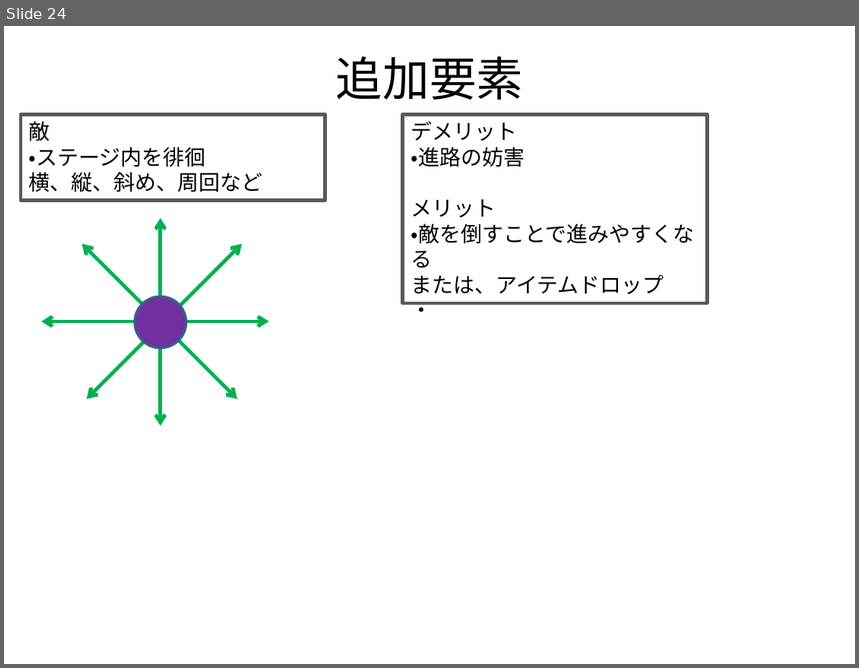
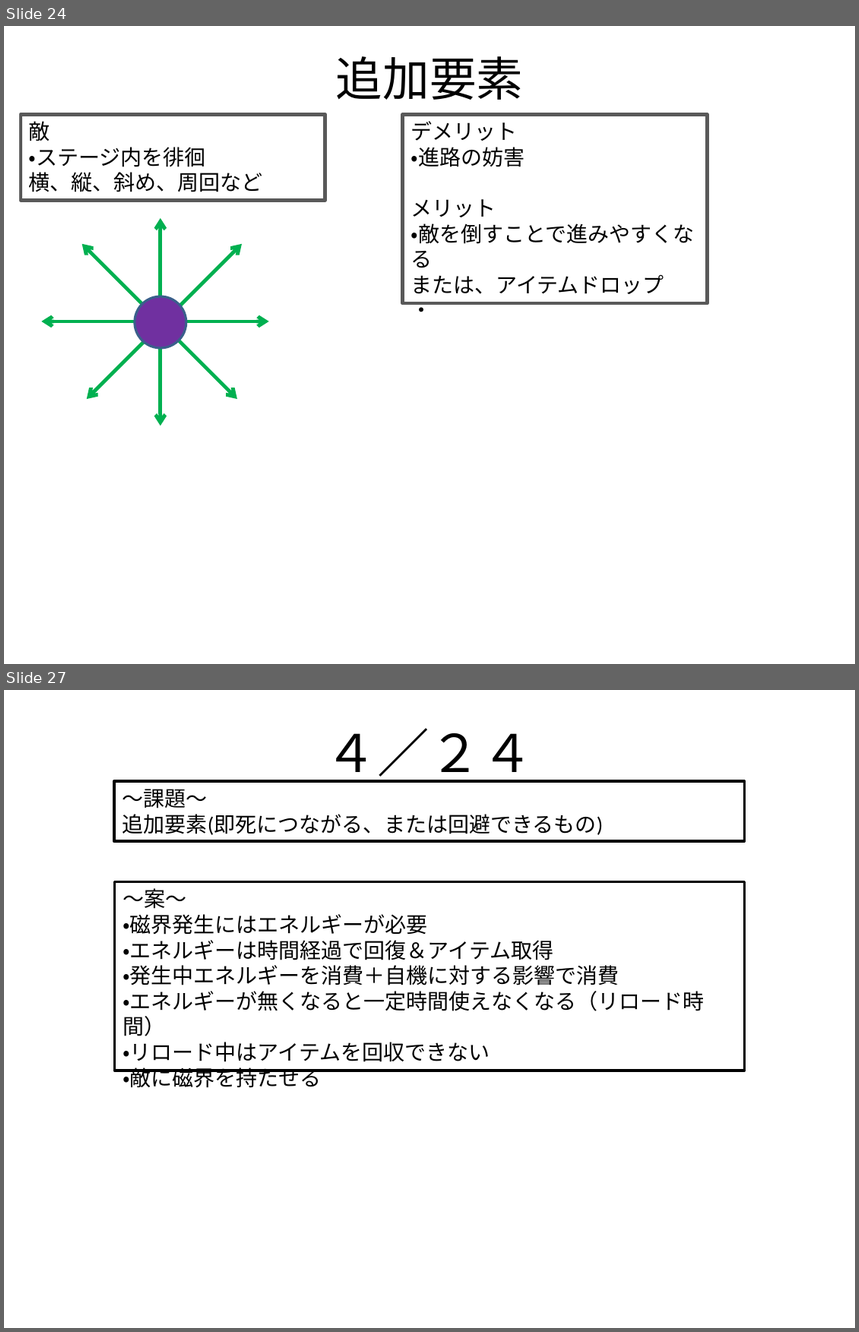
Before and after one commit to xtatrax/oldPrj-SchoolTask_BomberProject-public, a slide deck: Document/GamePlanning.pptx. Shown one above the other, each under a label of ours: slide 24 before the commit, slides 24 and 27 after it; the slides between them are not shown. The pictures are 859x668 and 859x1332 pixels, drawn with LibreOffice and Linux fonts; fonts in the diff are those of the drawing. Boxes give left, top, right and bottom in pixels: in the first picture for what was removed or moved away, otherwise in the second. Text is boxed around its words. In the diff, an @@ line names an element or a change of style, - is before the commit and + after.

Commit message:
企画書の内容を追加＆修正

```diff
--- a/Document/GamePlanning.pptx
+++ b/Document/GamePlanning.pptx
@@ slide 27 added at (x1=4, y1=690, x2=855, y2=1328), background #FFFFFF @@
@@ title added at (x1=325, y1=728, x2=534, y2=783), 44 pt, text #000000 @@
+４／２４
@@ rectangle added at (x1=113, y1=781, x2=744, y2=841), outline #000000 2.25 pt, 18 pt, text #000000 @@
+～課題～
+追加要素(即死につながる、または回避できるもの)
@@ rectangle added at (x1=115, y1=882, x2=744, y2=1071), outline #000000 2.25 pt, 18 pt, text #000000 @@
+～案～
+・磁界発生にはエネルギーが必要
+・エネルギーは時間経過で回復＆アイテム取得
+・発生中エネルギーを消費＋自機に対する影響で消費
+・エネルギーが無くなると一定時間使えなくなる（リロード時間）
+・リロード中はアイテムを回収できない
+・敵に磁界を持たせる
```
Also in this commit, not shown: 3 slides changed, 2 other slides added.
